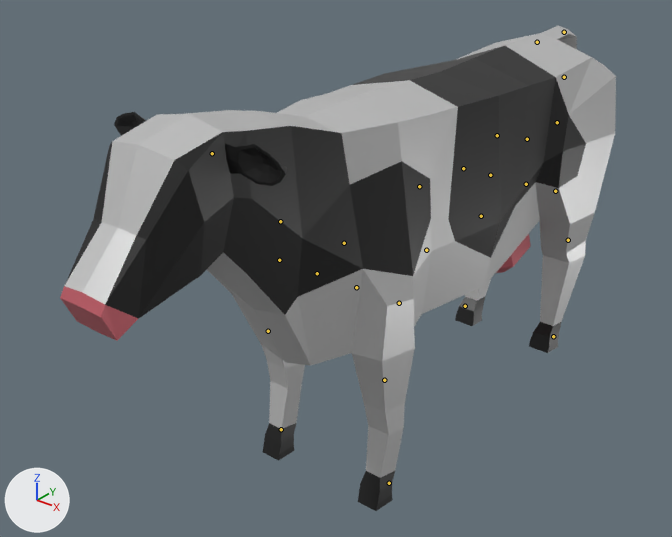
Two versions of the glTF model world/client/public/models/cow.glb, one commit apart.
Rendered twice from a 50 mm lens placed at (6.08, -9.5, 7.47), pointed at (-0.73, -0.98, 2.19). Lighting does not change. The marker at lower left points along +X, +Y and +Z. The picture after the commit comes second. The bones that change, and the others that lie on the model, are drawn over the model as lines.

The first picture shows 'Cow'.
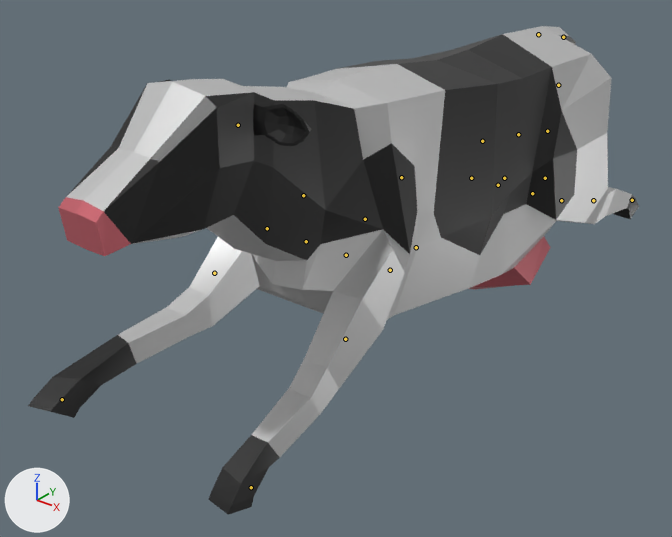
The newer file adds an action. The first version stands in its rest pose; the second is drawn at frame 16 of the action 'attack'.

What differs and where, as boxes (x1, y1, x2, y2) in the pictures (672 x 537 px):
'Cow', posed (10% wider)
    before: (60, 26, 616, 511)
    after: (28, 26, 639, 515)
bone 'FrontFoot.R', root to tip
    before: (281, 429) to (280, 430)
    after: (62, 399) to (60, 399)
bone 'Body', root to tip
    before: (426, 250) to (426, 248)
    after: (416, 247) to (416, 246)
bone 'FrontLeg.R', root to tip
    before: (317, 273) to (316, 273)
    after: (306, 241) to (305, 241)
bone 'FrontLowLeg.R', root to tip
    before: (268, 331) to (268, 332)
    after: (214, 273) to (214, 273)
bone 'BackLeg.R', root to tip
    before: (490, 175) to (490, 175)
    after: (498, 185) to (497, 184)
bone 'BackUpLeg.R', root to tip
    before: (463, 168) to (464, 169)
    after: (471, 178) to (471, 178)
bone 'BackLowLeg.R', root to tip
    before: (481, 216) to (480, 216)
    after: (504, 178) to (505, 178)
bone 'FrontLeg.L', root to tip
    before: (356, 287) to (356, 288)
    after: (346, 255) to (346, 255)
bone 'FrontLowLeg.L', root to tip
    before: (384, 380) to (384, 380)
    after: (345, 339) to (345, 340)
bone 'BackLeg.L', root to tip
    before: (526, 184) to (526, 184)
    after: (532, 193) to (533, 193)
bone 'BackLowLeg.L', root to tip
    before: (568, 240) to (568, 241)
    after: (593, 200) to (593, 200)
bone 'Back', root to tip
    before: (527, 139) to (526, 139)
    after: (518, 134) to (518, 134)
bone 'Shoulders', root to tip
    before: (344, 243) to (343, 242)
    after: (365, 219) to (364, 219)
bone 'Head', root to tip
    before: (212, 153) to (211, 154)
    after: (238, 125) to (237, 125)
bone 'Hips', root to tip
    before: (497, 135) to (496, 136)
    after: (482, 141) to (481, 141)
bone 'Torso', root to tip
    before: (419, 186) to (419, 187)
    after: (401, 177) to (400, 177)
bone 'BackFoot.R', root to tip
    before: (465, 306) to (464, 306)
    after: (545, 178) to (544, 179)
bone 'FrontFoot.L', root to tip
    before: (389, 483) to (388, 483)
    after: (251, 487) to (249, 488)
bone 'BackFoot.L', root to tip
    before: (553, 336) to (553, 337)
    after: (632, 200) to (631, 201)

The change, as a list of edits to the scene's bpy script:
```text
Change bone_frontfoot_r:
    where bone_frontfoot_r = bpy.data.objects['Armature'].pose.bones['FrontFoot.R']  # child of 'root'
    bone_frontfoot_r.location: (0.0, 0.0, 0.0) -> (0.0, 0.0319, -0.0215)
    bone_frontfoot_r.rotation_quaternion: (1.0, 0.0, 0.0, 0.0) -> (0.938, -0.348, 0.0, 0.0)  # degrees (0, 0, 0) -> degrees (-41, 0, 0)
Change bone_body:
    where bone_body = bpy.data.objects['Armature'].pose.bones['Body']  # child of 'root'
    bone_body.location: (0.0, 0.0, 0.0) -> (0.0, 0.0013, 0.0026)
    bone_body.rotation_quaternion: (1.0, 0.0, 0.0, 0.0) -> (0.994, -0.105, 0.0, 0.0)  # degrees (0, 0, 0) -> degrees (-12, 0, 0)
Change bone_frontleg_r:
    where bone_frontleg_r = bpy.data.objects['Armature'].pose.bones['FrontLeg.R']  # child of 'Body'
    bone_frontleg_r.location: (0.0, 0.0, 0.0) -> (-0.0004, 0.0, 0.0003)
    bone_frontleg_r.rotation_quaternion: (1.0, 0.0, 0.0, 0.0) -> (0.915, 0.0, 0.403, 0.0)  # degrees (0, 0, 0) -> degrees (0, 47, 0)
Change bone_frontlowleg_r:
    where bone_frontlowleg_r = bpy.data.objects['Armature'].pose.bones['FrontLowLeg.R']  # child of 'FrontUpLeg.R'
    bone_frontlowleg_r.rotation_quaternion: (1.0, 0.0, 0.0, 0.0) -> (0.983, -0.186, 0.0, 0.0)  # degrees (0, 0, 0) -> degrees (-21, 0, 0)
Change bone_backleg_r:
    where bone_backleg_r = bpy.data.objects['Armature'].pose.bones['BackLeg.R']  # child of 'Body'
    bone_backleg_r.location: (0.0, 0.0, 0.0) -> (0.0021, 0.0, -0.0045)
    bone_backleg_r.rotation_quaternion: (1.0, 0.0, 0.0, 0.0) -> (0.894, 0.0, -0.448, 0.0)  # degrees (0, 0, 0) -> degrees (0, -53, 0)
Change bone_backupleg_r:
    where bone_backupleg_r = bpy.data.objects['Armature'].pose.bones['BackUpLeg.R']  # child of 'BackLeg.R'
    bone_backupleg_r.rotation_quaternion: (1.0, 0.0, 0.0, 0.0) -> (1.0, 0.0, 0.0, 0.009)  # degrees (0, 0, 0) -> degrees (0, 0, 1)
Change bone_backlowleg_r:
    where bone_backlowleg_r = bpy.data.objects['Armature'].pose.bones['BackLowLeg.R']  # child of 'BackUpLeg.R'
    bone_backlowleg_r.rotation_quaternion: (1.0, 0.0, 0.0, 0.0) -> (0.936, 0.351, 0.0, 0.0)  # degrees (0, 0, 0) -> degrees (41, 0, 0)
Change bone_frontleg_l:
    where bone_frontleg_l = bpy.data.objects['Armature'].pose.bones['FrontLeg.L']  # child of 'Body'
    bone_frontleg_l.location: (0.0, 0.0, 0.0) -> (-0.0004, 0.0, -0.0003)
    bone_frontleg_l.rotation_quaternion: (1.0, 0.0, 0.0, 0.0) -> (-0.969, 0.0, 0.248, 0.0)  # degrees (0, 0, 0) -> degrees (0, -29, 0)
Change bone_frontlowleg_l:
    where bone_frontlowleg_l = bpy.data.objects['Armature'].pose.bones['FrontLowLeg.L']  # child of 'FrontUpLeg.L'
    bone_frontlowleg_l.rotation_quaternion: (1.0, 0.0, 0.0, 0.0) -> (0.984, -0.179, 0.0, 0.0)  # degrees (0, 0, 0) -> degrees (-21, 0, 0)
Change bone_backleg_l:
    where bone_backleg_l = bpy.data.objects['Armature'].pose.bones['BackLeg.L']  # child of 'Body'
    bone_backleg_l.location: (0.0, 0.0, 0.0) -> (0.0021, 0.0, 0.0044)
    bone_backleg_l.rotation_quaternion: (1.0, 0.0, 0.0, 0.0) -> (-0.896, 0.0, -0.444, 0.0)  # degrees (0, 0, 0) -> degrees (0, 53, 0)
Change bone_backlowleg_l:
    where bone_backlowleg_l = bpy.data.objects['Armature'].pose.bones['BackLowLeg.L']  # child of 'BackUpLeg.L'
    bone_backlowleg_l.rotation_quaternion: (1.0, 0.0, 0.0, 0.0) -> (0.936, 0.351, 0.0, 0.0)  # degrees (0, 0, 0) -> degrees (41, 0, 0)
Change bone_back:
    where bone_back = bpy.data.objects['Armature'].pose.bones['Back']  # child of 'Body'
    bone_back.location: (0.0, 0.0, 0.0) -> (0.0001, 0.0042, -0.0044)
Change bone_shoulders:
    where bone_shoulders = bpy.data.objects['Armature'].pose.bones['Shoulders']  # child of 'Body'
    bone_shoulders.location: (0.0, 0.0, 0.0) -> (-0.0003, -0.0053, 0.001)
    bone_shoulders.rotation_quaternion: (1.0, 0.0, 0.0, 0.0) -> (-0.994, 0.105, -0.006, 0.01)  # degrees (0, 0, 0) -> degrees (-12, 1, -1)
Change bone_head:
    where bone_head = bpy.data.objects['Armature'].pose.bones['Head']  # child of 'Neck'
    bone_head.rotation_quaternion: (1.0, 0.0, 0.0, 0.0) -> (0.986, 0.13, 0.023, -0.099)  # degrees (0, 0, 0) -> degrees (15, 4, -11)
Change bone_hips:
    where bone_hips = bpy.data.objects['Armature'].pose.bones['Hips']  # child of 'Body'
    bone_hips.location: (0.0, 0.0, 0.0) -> (0.0, 0.0037, 0.0024)
    bone_hips.rotation_quaternion: (1.0, 0.0, 0.0, 0.0) -> (0.999, -0.048, 0.0, 0.0)  # degrees (0, 0, 0) -> degrees (-5, 0, 0)
Change bone_torso:
    where bone_torso = bpy.data.objects['Armature'].pose.bones['Torso']  # child of 'Hips'
    bone_torso.rotation_quaternion: (1.0, 0.0, 0.0, 0.0) -> (0.999, -0.051, -0.003, -0.011)  # degrees (0, 0, 0) -> degrees (-6, 0, -1)
Change bone_backfoot_r:
    where bone_backfoot_r = bpy.data.objects['Armature'].pose.bones['BackFoot.R']  # child of 'root'
    bone_backfoot_r.location: (0.0, 0.0, 0.0) -> (0.0, -0.0255, -0.0153)
    bone_backfoot_r.rotation_quaternion: (1.0, 0.0, 0.0, 0.0) -> (0.933, 0.359, 0.0, 0.0)  # degrees (0, 0, 0) -> degrees (42, 0, 0)
Change bone_frontfoot_l:
    where bone_frontfoot_l = bpy.data.objects['Armature'].pose.bones['FrontFoot.L']  # child of 'root'
    bone_frontfoot_l.location: (0.0, 0.0, 0.0) -> (0.0, 0.0238, -0.0144)
    bone_frontfoot_l.rotation_quaternion: (1.0, 0.0, 0.0, 0.0) -> (0.987, -0.16, 0.0, 0.0)  # degrees (0, 0, 0) -> degrees (-18, 0, 0)
Change bone_backfoot_l:
    where bone_backfoot_l = bpy.data.objects['Armature'].pose.bones['BackFoot.L']  # child of 'root'
    bone_backfoot_l.location: (0.0, 0.0, 0.0) -> (0.0, -0.0257, -0.0151)
    bone_backfoot_l.rotation_quaternion: (1.0, 0.0, 0.0, 0.0) -> (0.943, 0.334, 0.0, 0.0)  # degrees (0, 0, 0) -> degrees (39, 0, 0)
```
